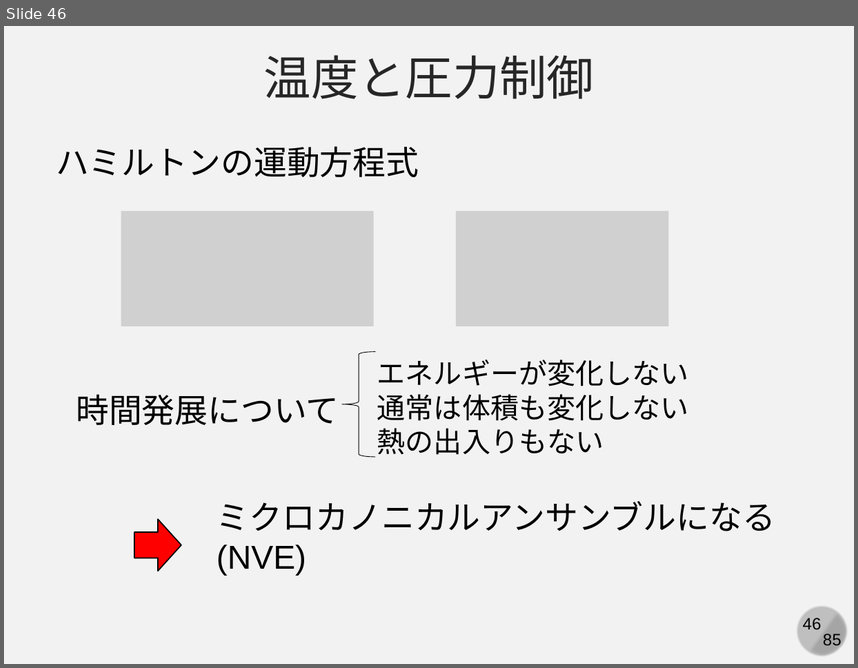
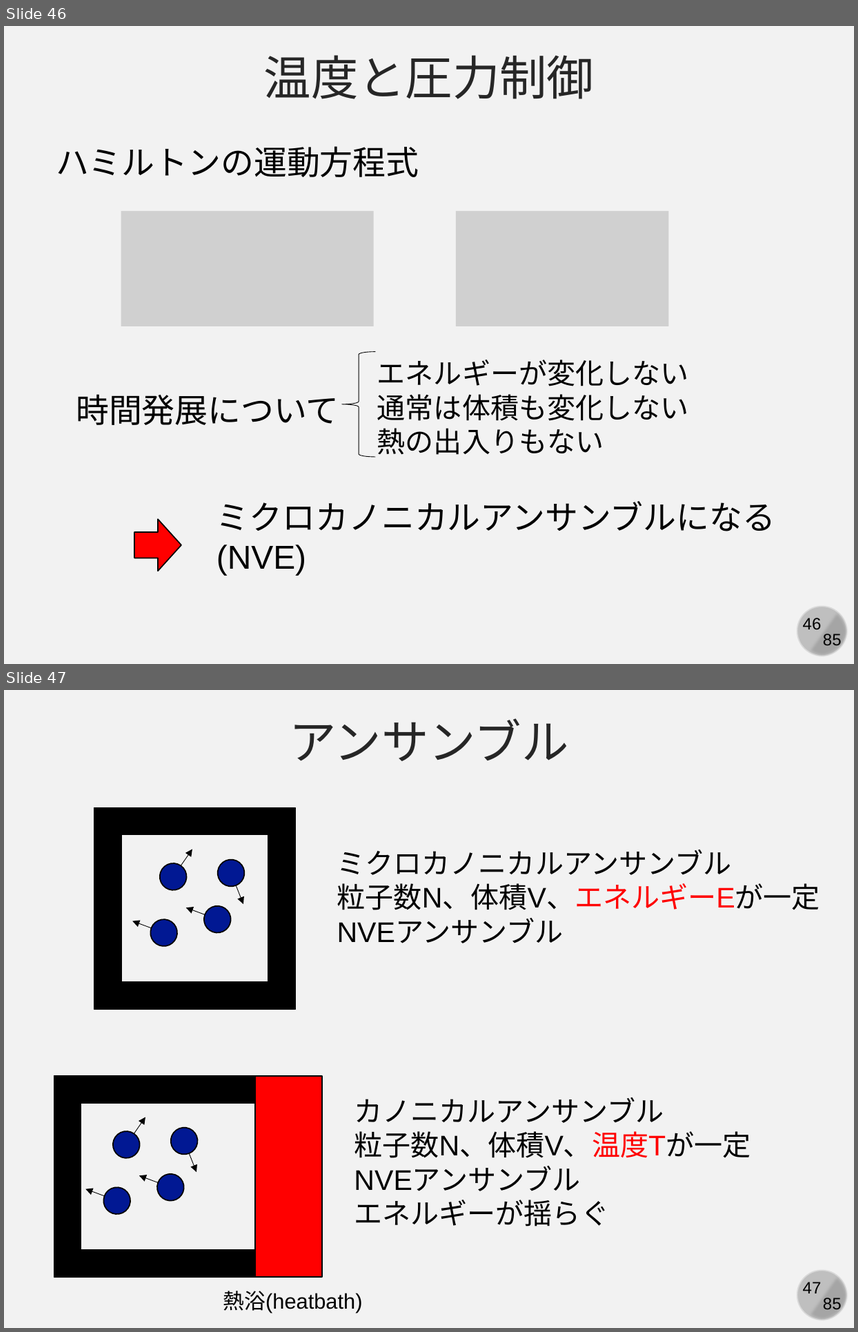
Before and after one commit to kaityo256/simulation_engineering, a slide deck: 06_md_observable/simulation06.pptx. Shown one above the other, each under a label of ours: slide 46 before the commit, slides 46 and 47 after it. The pictures are 858x668 and 858x1332 pixels, drawn with LibreOffice and Linux fonts; fonts in the diff are those of the drawing; grey boxes stand for pictures. Boxes give left, top, right and bottom in pixels: in the first picture for what was removed or moved away, otherwise in the second. Text is boxed around its words. In the diff, an @@ line names an element or a change of style, - is before the commit and + after.

```diff
--- a/06_md_observable/simulation06.pptx
+++ b/06_md_observable/simulation06.pptx
@@ slide 47 added at (4,690,854,1328), background #F2F2F2; not listed: 4 template elements that a slide beside it also shows @@
@@ text added at (289,718,569,761), 40 pt, text #262626 @@
+アンサンブル
@@ rectangle added at (94,808,294,1009), outline #000000 1 pt @@
@@ rectangle added at (94,808,294,834), fill #000000, outline #000000 1 pt @@
@@ rectangle added at (94,808,121,1008), fill #000000, outline #000000 1 pt @@
@@ rectangle added at (269,808,295,1008), fill #000000, outline #000000 1 pt @@
@@ arrow added from (181, 866) to (193, 849), #000000 0.5 pt @@
@@ ellipse added at (214,855,248,889), fill #011893, outline #000000 1 pt @@
@@ text added at (337,849,820,943), 24 pt, text #000000 @@
+ミクロカノニカルアンサンブル
+粒子数N、体積V、エネルギーEが一定
+NVEアンサンブル
@@ ellipse added at (154,858,191,895), fill #011893, outline #000000 1 pt @@
@@ arrow added from (236, 885) to (243, 904), #000000 0.5 pt @@
@@ ellipse added at (146,916,181,949), fill #011893, outline #000000 1 pt @@
@@ arrow added from (205, 914) to (186, 907), #000000 0.5 pt @@
@@ ellipse added at (200,902,234,936), fill #011893, outline #000000 1 pt @@
@@ arrow added from (151, 928) to (132, 921), #000000 0.5 pt @@
@@ rectangle added at (94,983,294,1009), fill #000000, outline #000000 1 pt @@
@@ rectangle added at (54,1076,254,1276), outline #000000 1 pt @@
@@ rectangle added at (54,1076,254,1103), fill #000000, outline #000000 1 pt @@
@@ rectangle added at (54,1076,81,1276), fill #000000, outline #000000 1 pt @@
@@ rectangle added at (255,1076,322,1276), fill #FF0000, outline #000000 1 pt @@
@@ text added at (354,1097,751,1226), 24 pt, text #000000 @@
+カノニカルアンサンブル
+粒子数N、体積V、温度Tが一定
+NVEアンサンブル
+エネルギーが揺らぐ
@@ arrow added from (134, 1134) to (145, 1116), #000000 0.5 pt @@
@@ ellipse added at (167,1123,201,1157), fill #011893, outline #000000 1 pt @@
@@ ellipse added at (107,1126,144,1163), fill #011893, outline #000000 1 pt @@
@@ arrow added from (190, 1153) to (196, 1172), #000000 0.5 pt @@
@@ ellipse added at (100,1183,134,1217), fill #011893, outline #000000 1 pt @@
@@ arrow added from (158, 1182) to (139, 1175), #000000 0.5 pt @@
@@ ellipse added at (153,1170,187,1204), fill #011893, outline #000000 1 pt @@
@@ arrow added from (104, 1196) to (85, 1189), #000000 0.5 pt @@
@@ rectangle added at (54,1250,254,1276), fill #000000, outline #000000 1 pt @@
@@ text added at (223,1290,363,1313), 18 pt, text #000000 @@
+熱浴(heatbath)
```
Also in this commit, not shown: 1 slide changed, 7 other slides added.
